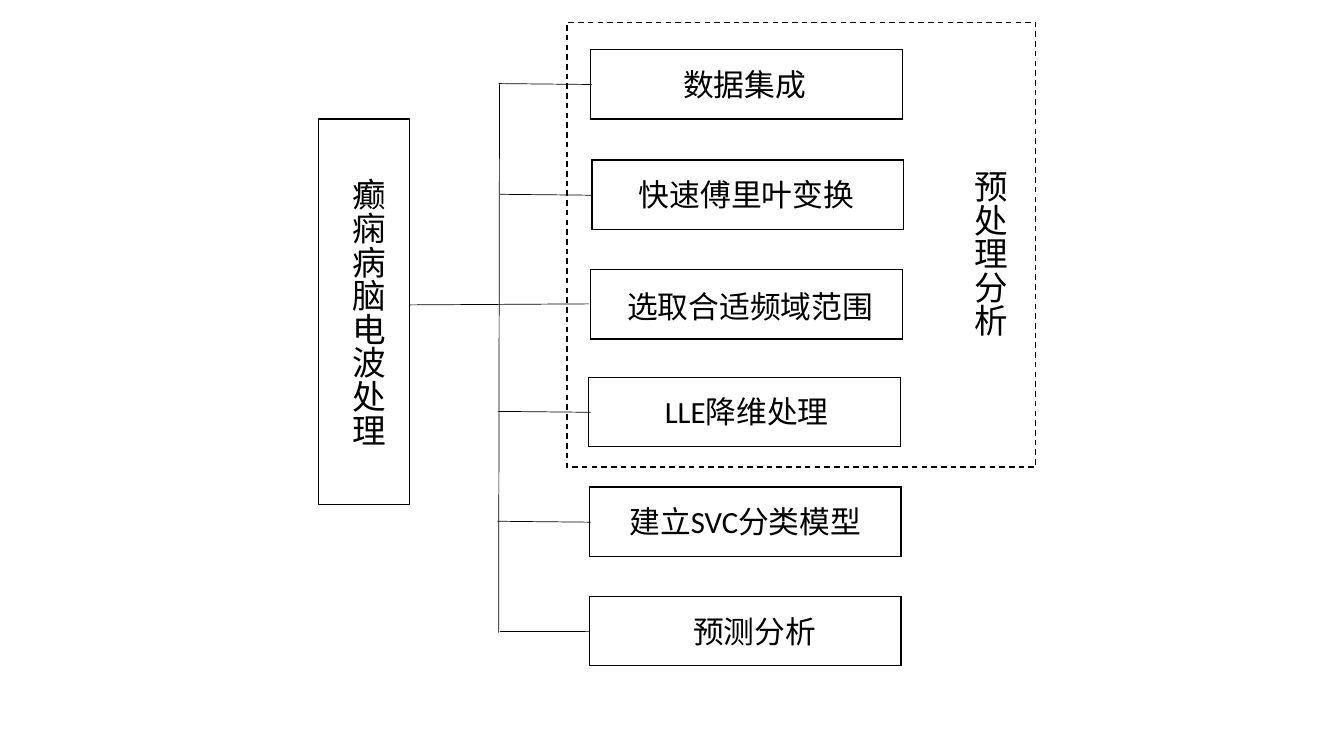
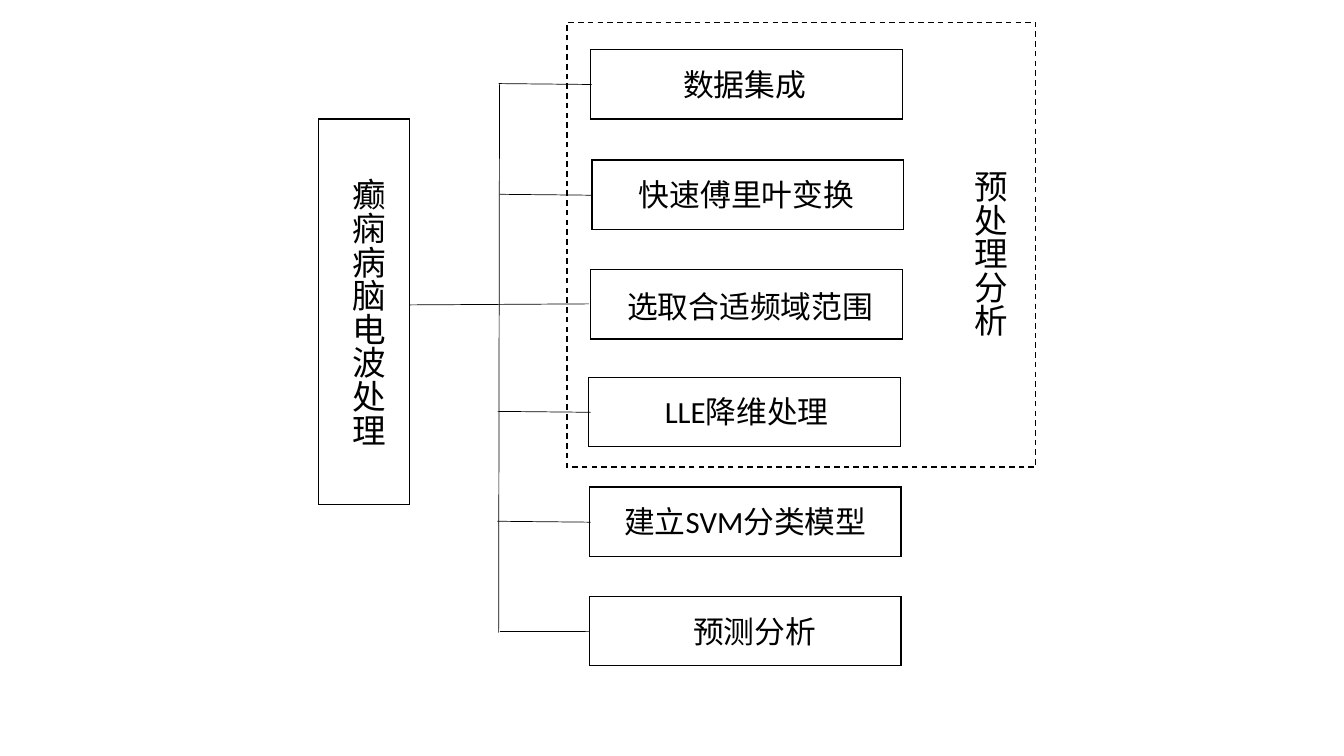
Before and after one commit to shinne/graduation, a slide deck: slide 36 of 毕设论文相关/我的相关/ppt/allPPT.pptx. Drawn at 1344x756 pixels with LibreOffice and Linux fonts; fonts in the diff are those of the drawing. Boxes give left, top, right and bottom in pixels: in the first picture for what was removed or moved away, otherwise in the second. Text is boxed around its words. In the diff, an @@ line names an element or a change of style, - is before the commit and + after.

```diff
--- a/毕设论文相关/我的相关/ppt/allPPT.pptx
+++ b/毕设论文相关/我的相关/ppt/allPPT.pptx
@@ text at [624,507,866,536]: text changed @@
-建立SVC分类模型
+建立SVM分类模型
```
Also in this commit, not shown: 7 other files.
